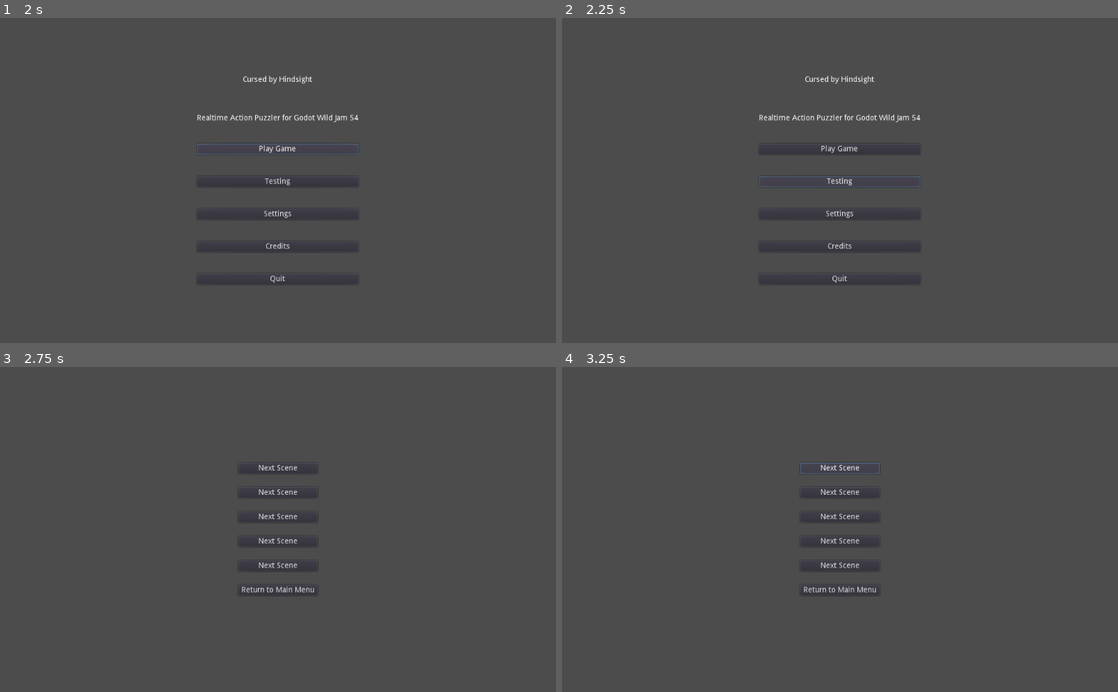
Above: before the commit, frames 1-4 (two rows, left to right).
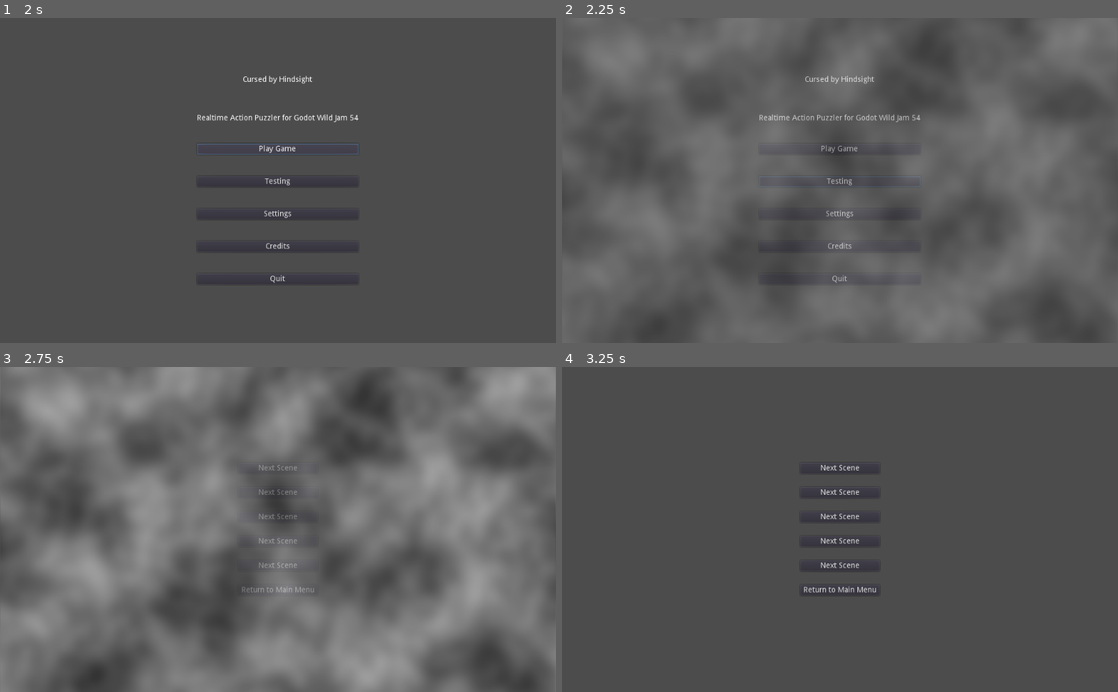
Above: after the commit, the same moments.

Repository: IMAFIREHAZARD/GWJ-54-Solid-Gold
Game: Godot game, scene res://Main.tscn
Two runs of this game, one before a commit and one after it. Both use one fixed random seed, a clock stepped at 60 frames per second and the inputs below. Sound files missing from this copy of the repository are replaced by a short silence.
Inputs:
- Up to frame 1 (2 s): click "Play Game" at 0.5 s; click "Play Game" at 1.25 s
- Up to frame 2 (2.25 s): click "Testing" at 2 s
- Up to frame 3 (2.75 s): no input
- Up to frame 4 (3.25 s): click "Next Scene" at 2.75 s

Frame 1 is identical in both runs. In frame 2, 34% of the frame differs, in the area x 0-100%, y 0-100%; in frame 3, 65%; in frame 4, less than 0.1%.

Commit message:
fix fade
moved to canvaslayer

Diff:
--- a/Menus/SceneTransition.gd
+++ b/Menus/SceneTransition.gd
@@ -1,4 +1,4 @@
-extends Control
+extends CanvasLayer
 
 signal FadedOut
 signal FadedIn
--- a/Menus/SceneTransition.tscn
+++ b/Menus/SceneTransition.tscn
@@ -54,9 +54,8 @@
 "values": [ Color( 1, 1, 1, 1 ) ]
 }
 
-[node name="SceneTransition" type="Control"]
-anchor_right = 1.0
-anchor_bottom = 1.0
+[node name="SceneTransition" type="CanvasLayer"]
+layer = 10
 script = ExtResource( 1 )
 
 [node name="TextureRect" type="TextureRect" parent="."]
